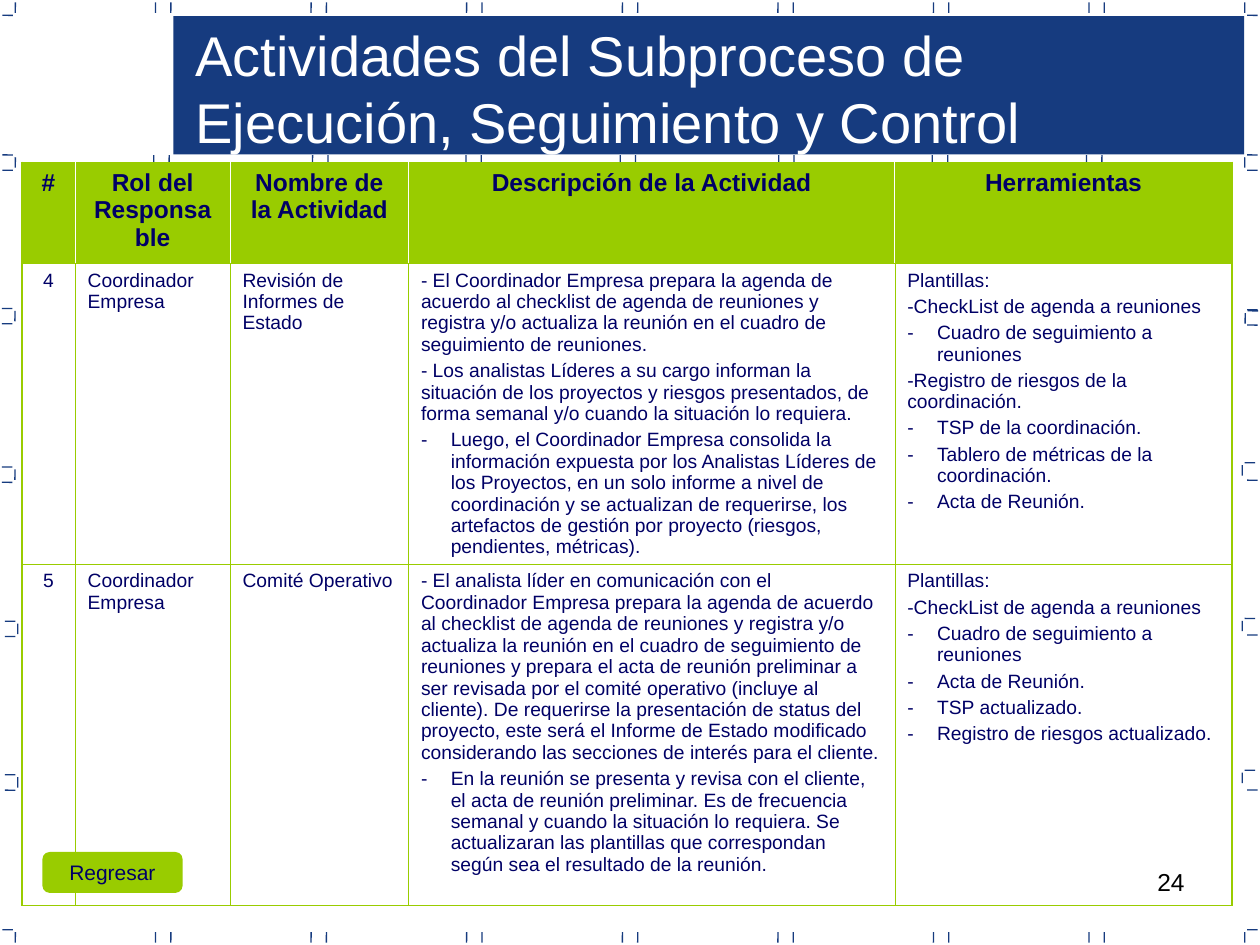
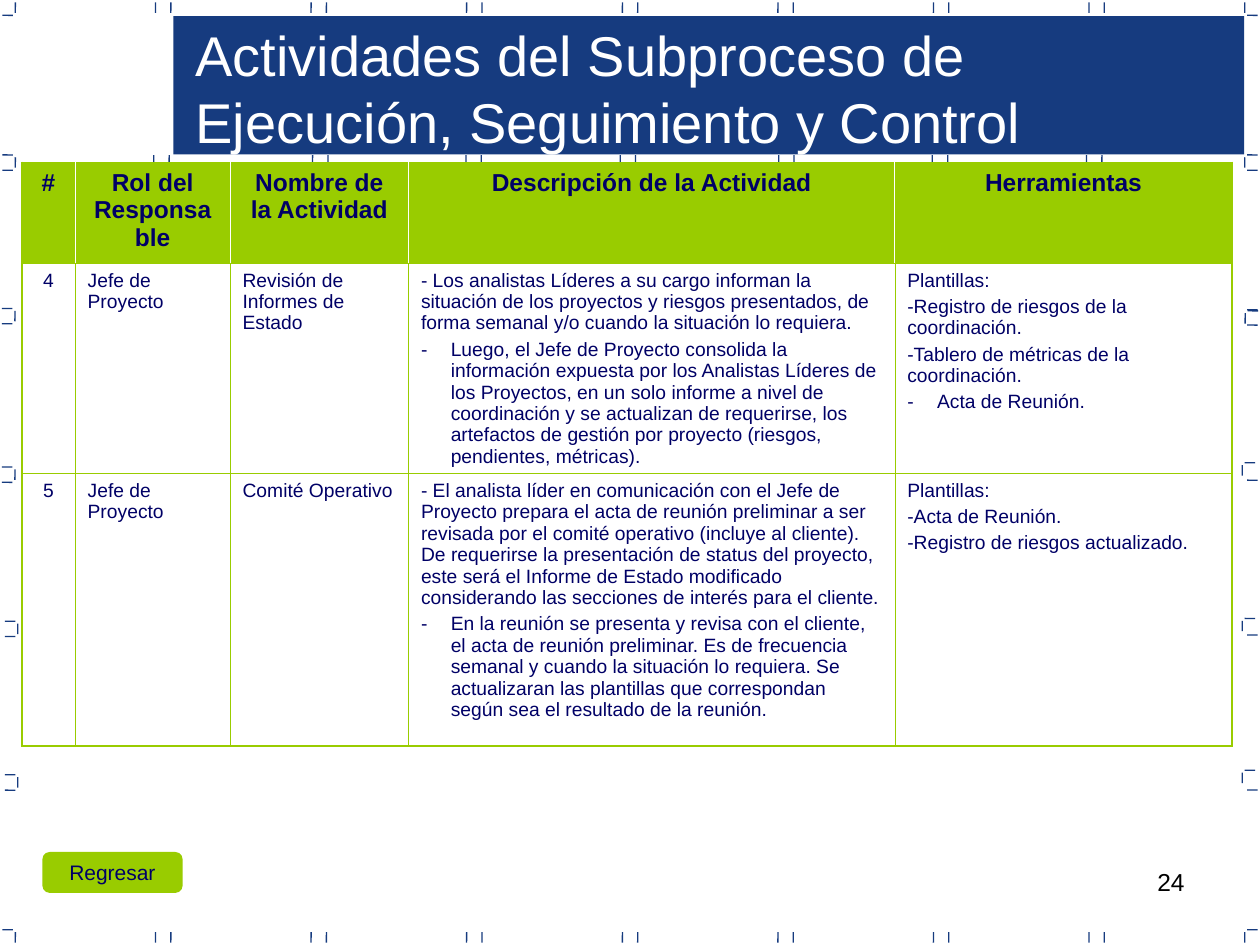
Before and after one commit to joansafr/Dev90PlusPlus, a slide deck: slide 24 of Area PP_PMC/7.0.1.23 Proceso de gestion de proyectos.ppt. Drawn at 1260x945 pixels with LibreOffice and Linux fonts; fonts in the diff are those of the drawing. Boxes give left, top, right and bottom in pixels: in the first picture for what was removed or moved away, otherwise in the second. Text is boxed around its words. In the diff, an @@ line names an element or a change of style, - is before the commit and + after.

Commit message:
Area PP_PMC
Se actualizo la ppt de proceso de gestion y se indico los puntos a
completar/mejorar del Plan de Proyecto (Titulo de color rojo).

```diff
--- a/Area PP_PMC/7.0.1.23 Proceso de gestion de proyectos.ppt
+++ b/Area PP_PMC/7.0.1.23 Proceso de gestion de proyectos.ppt
@@ table at [21, 163, 1234, 738] @@
-row 2: 4 | Coordinador Empresa | Revisión de Informes de Estado | - El Coordinador Empresa prepara la agenda de acuerdo al checklist de agenda de reuniones y registra y/o actualiza la reunión en el cuadro de seguimiento de reuniones. / - Los analistas Líderes a su cargo informan la situación de los proyectos y riesgos presentados, de forma semanal y/o cuando la situación lo requiera. / Luego, el Coordinador Empresa consolida la información expuesta por los Analistas Líderes de los Proyectos, en un solo informe a nivel de coordinación y se actualizan de requerirse, los artefactos de gestión por proyecto (riesgos, pendientes, métricas). | Plantillas: / -CheckList de agenda a reuniones / Cuadro de seguimiento a reuniones / -Registro de riesgos de la coordinación. / TSP de la coordinación. / Tablero de métricas de la coordinación. / Acta de Reunión.
+row 2: 4 | Jefe de Proyecto | Revisión de Informes de Estado | - Los analistas Líderes a su cargo informan la situación de los proyectos y riesgos presentados, de forma semanal y/o cuando la situación lo requiera. / Luego, el Jefe de Proyecto consolida la información expuesta por los Analistas Líderes de los Proyectos, en un solo informe a nivel de coordinación y se actualizan de requerirse, los artefactos de gestión por proyecto (riesgos, pendientes, métricas). | Plantillas: / -Registro de riesgos de la coordinación. / -Tablero de métricas de la coordinación. / Acta de Reunión.
-row 3: 5 | Coordinador Empresa | Comité Operativo | - El analista líder en comunicación con el Coordinador Empresa prepara la agenda de acuerdo al checklist de agenda de reuniones y registra y/o actualiza la reunión en el cuadro de seguimiento de reuniones y prepara el acta de reunión preliminar a ser revisada por el comité operativo (incluye al cliente). De requerirse la presentación de status del proyecto, este será el Informe de Estado modificado considerando las secciones de interés para el cliente. / En la reunión se presenta y revisa con el cliente, el acta de reunión preliminar. Es de frecuencia semanal y cuando la situación lo requiera. Se actualizaran las plantillas que correspondan según sea el resultado de la reunión. | Plantillas: / -CheckList de agenda a reuniones / Cuadro de seguimiento a reuniones / Acta de Reunión. / TSP actualizado. / Registro de riesgos actualizado.
+row 3: 5 | Jefe de Proyecto | Comité Operativo | - El analista líder en comunicación con el Jefe de Proyecto prepara el acta de reunión preliminar a ser revisada por el comité operativo (incluye al cliente). De requerirse la presentación de status del proyecto, este será el Informe de Estado modificado considerando las secciones de interés para el cliente. / En la reunión se presenta y revisa con el cliente, el acta de reunión preliminar. Es de frecuencia semanal y cuando la situación lo requiera. Se actualizaran las plantillas que correspondan según sea el resultado de la reunión. | Plantillas: / -Acta de Reunión. / -Registro de riesgos actualizado.
```
Also in this commit, not shown: 19 other slides changed, 1 other file.
